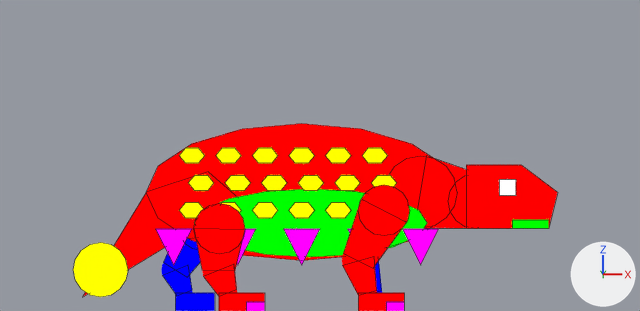
The Blender file assets-source/blender/motion/ankylosaurus-eat.blend: old version first, new version second.
Rendered twice from the file's camera 'DinoTycoon_Motion_ankylosaurus_eat_sample_Camera'. Arrows for +X, +Y and +Z are at lower right; the lights stay in place. The picture after the commit comes second. Mesh edges are drawn as thin lines on the coarser meshes.

In view in the first picture: 'DinoTycoon_Motion_ankylosaurus_eat_belly', 'DinoTycoon_Motion_ankylosaurus_eat_far_back_0', 'DinoTycoon_Motion_ankylosaurus_eat_head', 'DinoTycoon_Motion_ankylosaurus_eat_near_back_0', 'DinoTycoon_Motion_ankylosaurus_eat_near_back_joint_0', 'DinoTycoon_Motion_ankylosaurus_eat_near_front_0', 'DinoTycoon_Motion_ankylosaurus_eat_near_front_joint_0', 'DinoTycoon_Motion_ankylosaurus_eat_neck_0', 'DinoTycoon_Motion_ankylosaurus_eat_neck_joint_0', 'DinoTycoon_Motion_ankylosaurus_eat_side_spike11', 'DinoTycoon_Motion_ankylosaurus_eat_side_spike18', 'DinoTycoon_Motion_ankylosaurus_eat_side_spike25', 'DinoTycoon_Motion_ankylosaurus_eat_side_spike38', 'DinoTycoon_Motion_ankylosaurus_eat_tail', 'DinoTycoon_Motion_ankylosaurus_eat_tail_club', 'DinoTycoon_Motion_ankylosaurus_eat_trunk' and 35 more.
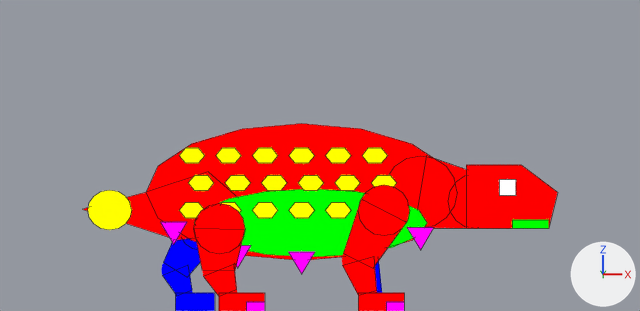
Pixel boxes [x1, y1, x2, y2] of what changed, in the pictures (640 x 311 px):
'DinoTycoon_Motion_ankylosaurus_eat_tail_club', moved, rescaled (20% narrower, 27% shorter)
    before: [73, 242, 128, 297]
    after: [88, 190, 132, 230]
'DinoTycoon_Motion_ankylosaurus_eat_tail', reshaped
    before: [83, 192, 196, 296]
    after: [83, 192, 196, 240]
'DinoTycoon_Motion_ankylosaurus_eat_side_spike25', moved, rescaled (27% narrower, 38% shorter)
    before: [284, 229, 320, 265]
    after: [289, 252, 315, 274]
'DinoTycoon_Motion_ankylosaurus_eat_side_spike11', moved, rescaled (24% narrower, 38% shorter)
    before: [156, 229, 192, 265]
    after: [160, 222, 187, 244]
'DinoTycoon_Motion_ankylosaurus_eat_side_spike38', moved, rescaled (22% narrower, 35% shorter)
    before: [403, 229, 438, 265]
    after: [407, 227, 434, 250]
'DinoTycoon_Motion_ankylosaurus_eat_side_spike18', moved, rescaled (20% narrower, 35% shorter)
    before: [237, 229, 256, 265]
    after: [236, 245, 251, 268]
'DinoTycoon_Motion_ankylosaurus_eat_near_back_0', unchanged, covered by the edit
    before: [194, 229, 245, 270]
    after: [196, 239, 243, 269]

Edits to the bpy script that builds the scene:
```text
Change me_dinotycoon_motion_ankylosaurus_eat_sample_tail:
    remove me_dinotycoon_motion_ankylosaurus_eat_sample_tail.from_pydata(...)  # 10 vertices, 7 faces; spans x 9.0..29.6, y -1.0..1.0, z 1.5..15.2
    add me_dinotycoon_motion_ankylosaurus_eat_sample_tail.from_pydata(...)  # 10 vertices, 7 faces; spans x 9.0..29.6, y -1.0..1.0, z 7.8..15.2
    me_dinotycoon_motion_ankylosaurus_eat_sample_tail part 1
    me_dinotycoon_motion_ankylosaurus_eat_sample_tail.vertices[2].co: (9.0, -1.0, 1.5) -> (9.0, -1.0, 11.1)  # pixel (82, 297) -> pixel (82, 209)
    me_dinotycoon_motion_ankylosaurus_eat_sample_tail.vertices[7].co: (9.0, 1.0, 1.5) -> (9.0, 1.0, 11.1)  # pixel (82, 297) -> pixel (82, 209)
Change me_dinotycoon_motion_ankylosaurus_eat_sample_tail_club:
    remove me_dinotycoon_motion_ankylosaurus_eat_sample_tail_club.from_pydata(...)  # 32 vertices, 18 faces; spans x 8.0..14.0, y -4.0..-2.0, z 1.5..7.5
    add me_dinotycoon_motion_ankylosaurus_eat_sample_tail_club.from_pydata(...)  # 32 vertices, 18 faces; spans x 9.6..14.4, y -4.0..-2.0, z 8.84..13.24
    me_dinotycoon_motion_ankylosaurus_eat_sample_tail_club part 2: the whole mesh is scaled about its middle by (0.8, 1, 0.733), then moved by (1.0, 0.0, 6.54)
Change me_dinotycoon_motion_ankylosaurus_eat_sample_side_spike11:
    remove me_dinotycoon_motion_ankylosaurus_eat_sample_side_spike11.from_pydata(...)  # 6 vertices, 5 faces; spans x 17.0..21.0, y -6.0..-4.0, z 5.0..9.0
    add me_dinotycoon_motion_ankylosaurus_eat_sample_side_spike11.from_pydata(...)  # 6 vertices, 5 faces; spans x 17.5..20.5, y -6.0..-4.0, z 7.25..9.75
    me_dinotycoon_motion_ankylosaurus_eat_sample_side_spike11 part 3: the whole mesh is scaled about its middle by (0.75, 1, 0.625), then moved by (0.0, 0.0, 1.5)
Change me_dinotycoon_motion_ankylosaurus_eat_sample_side_spike18:
    remove me_dinotycoon_motion_ankylosaurus_eat_sample_side_spike18.from_pydata(...)  # 6 vertices, 5 faces; spans x 24.0..28.0, y -6.0..-4.0, z 5.0..9.0
    add me_dinotycoon_motion_ankylosaurus_eat_sample_side_spike18.from_pydata(...)  # 6 vertices, 5 faces; spans x 24.5..27.5, y -6.0..-4.0, z 4.67..7.17
    me_dinotycoon_motion_ankylosaurus_eat_sample_side_spike18 part 4: the whole mesh is scaled about its middle by (0.75, 1, 0.625), then moved by (0.0, 0.0, -1.08)
Change me_dinotycoon_motion_ankylosaurus_eat_sample_side_spike25:
    remove me_dinotycoon_motion_ankylosaurus_eat_sample_side_spike25.from_pydata(...)  # 6 vertices, 5 faces; spans x 31.0..35.0, y -6.0..-4.0, z 5.0..9.0
    add me_dinotycoon_motion_ankylosaurus_eat_sample_side_spike25.from_pydata(...)  # 6 vertices, 5 faces; spans x 31.5..34.5, y -6.0..-4.0, z 4.0..6.5
    me_dinotycoon_motion_ankylosaurus_eat_sample_side_spike25 part 5: the whole mesh is scaled about its middle by (0.75, 1, 0.625), then moved by (0.0, 0.0, -1.75)
Change me_dinotycoon_motion_ankylosaurus_eat_sample_side_spike38:
    remove me_dinotycoon_motion_ankylosaurus_eat_sample_side_spike38.from_pydata(...)  # 6 vertices, 5 faces; spans x 44.0..48.0, y -6.0..-4.0, z 5.0..9.0
    add me_dinotycoon_motion_ankylosaurus_eat_sample_side_spike38.from_pydata(...)  # 6 vertices, 5 faces; spans x 44.5..47.5, y -6.0..-4.0, z 6.67..9.17
    me_dinotycoon_motion_ankylosaurus_eat_sample_side_spike38 part 6: the whole mesh is scaled about its middle by (0.75, 1, 0.625), then moved by (0.0, 0.0, 0.92)
```
